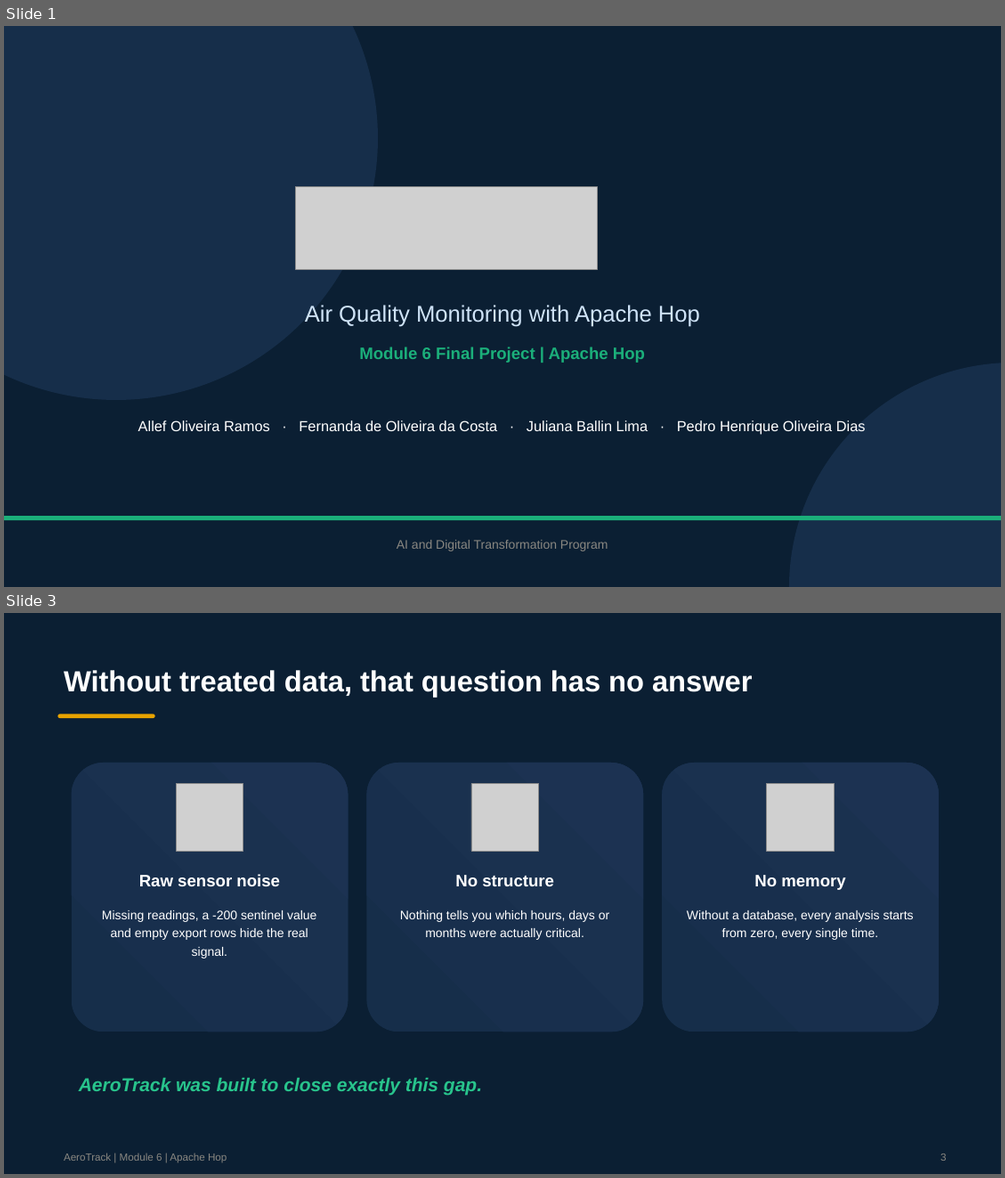
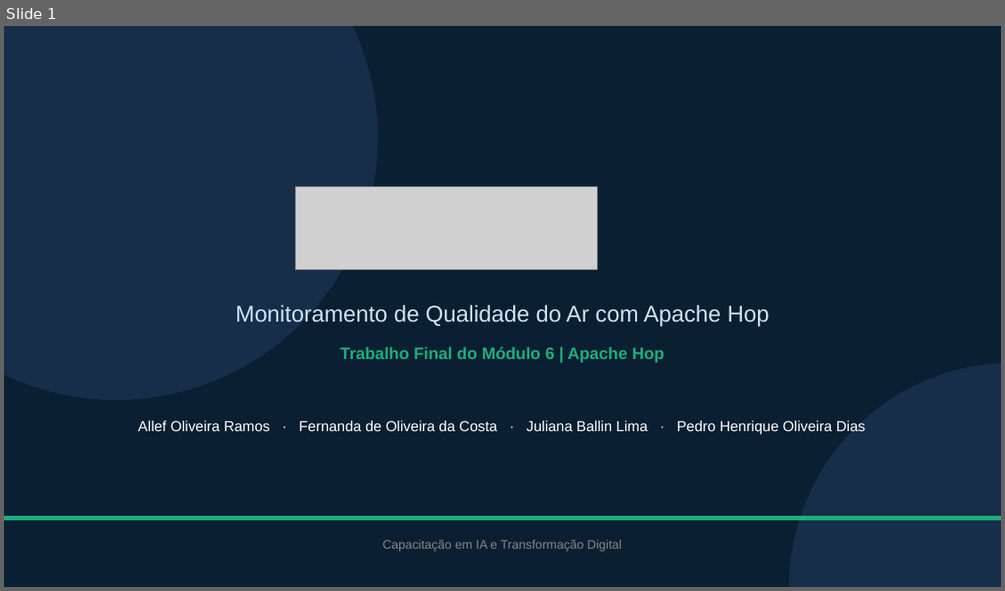
Before and after one commit to JulianaBallin/AeroTrack, a slide deck: docs/evidencias/AeroTrack-Apresentacao-Modulo6.pptx. Shown one above the other, each under a label of ours: slides 1 and 3 before the commit, slide 1 after it; the slides between them are not shown. The pictures are 1005x1178 and 1005x591 pixels, drawn with LibreOffice and Linux fonts; fonts in the diff are those of the drawing; grey boxes stand for pictures. Boxes give left, top, right and bottom in pixels: in the first picture for what was removed or moved away, otherwise in the second. Text is boxed around its words. In the diff, an @@ line names an element or a change of style, - is before the commit and + after.

```diff
--- a/docs/evidencias/AeroTrack-Apresentacao-Modulo6.pptx
+++ b/docs/evidencias/AeroTrack-Apresentacao-Modulo6.pptx
@@ slide 3 removed at (4,613,1001,1174), background #0B1F33 @@
@@ text removed at (64,670,752,697) @@
-Without treated data, that question has no answer
@@ rounded rectangle removed at (57,714,155,718) @@
@@ rounded rectangle removed at (72,763,348,1032) @@
@@ rounded rectangle removed at (367,763,643,1032) @@
@@ rounded rectangle removed at (662,763,938,1032) @@
@@ picture removed at (176,784,243,851) @@
@@ picture removed at (471,784,539,851) @@
@@ picture removed at (767,784,834,851) @@
@@ text removed at (139,874,280,886) @@
-Raw sensor noise
@@ text removed at (455,875,554,886) @@
-No structure
@@ text removed at (754,875,845,890) @@
-No memory
@@ text removed at (102,910,316,958) @@
-Missing readings, a -200 sentinel value and empty export rows hide the real signal.
@@ text removed at (400,910,609,940) @@
-Nothing tells you which hours, days or months were actually critical.
@@ text removed at (687,910,914,940) @@
-Without a database, every analysis starts from zero, every single time.
@@ text removed at (79,1078,482,1094) @@
-AeroTrack was built to close exactly this gap.
@@ text removed at (64,1152,226,1163) @@
-AeroTrack | Module 6 | Apache Hop
@@ text removed at (940,1153,946,1160) @@
-3
@@ slide 1 changed as well @@
@@ text at (235,305,769,327): text changed @@
-Air Quality Monitoring with Apache Hop
+Monitoramento de Qualidade do Ar com Apache Hop
@@ text at (340,346,664,362): text changed @@
-Module 6 Final Project | Apache Hop
+Trabalho Final do Módulo 6 | Apache Hop
@@ text at (382,540,622,551): text changed @@
-AI and Digital Transformation Program
+Capacitação em IA e Transformação Digital
```
Also in this commit, not shown: 13 other slides changed, 2 slides added, 1 other slide removed, 4 other files.
